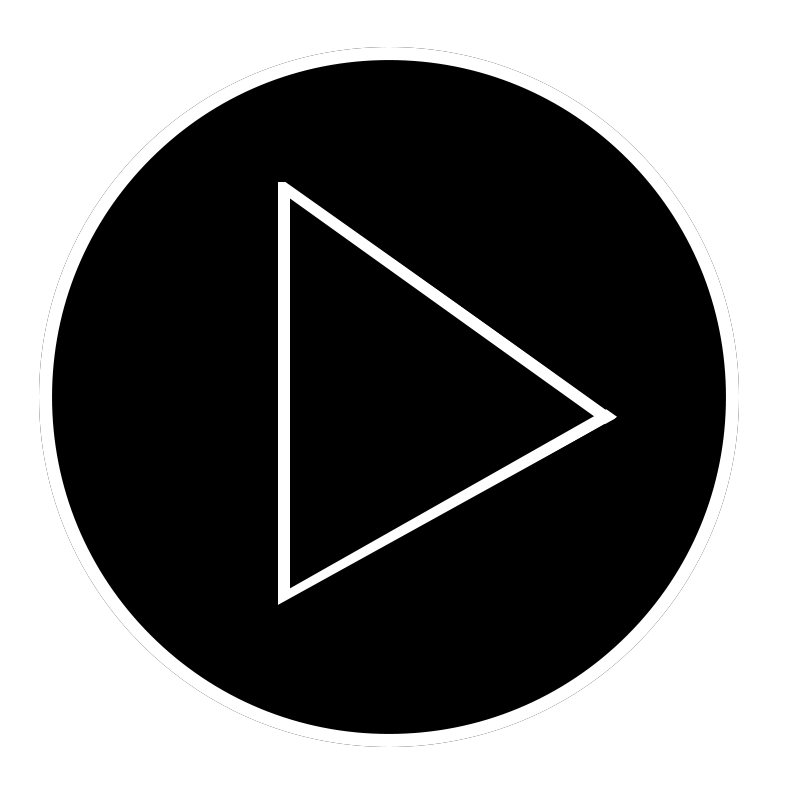
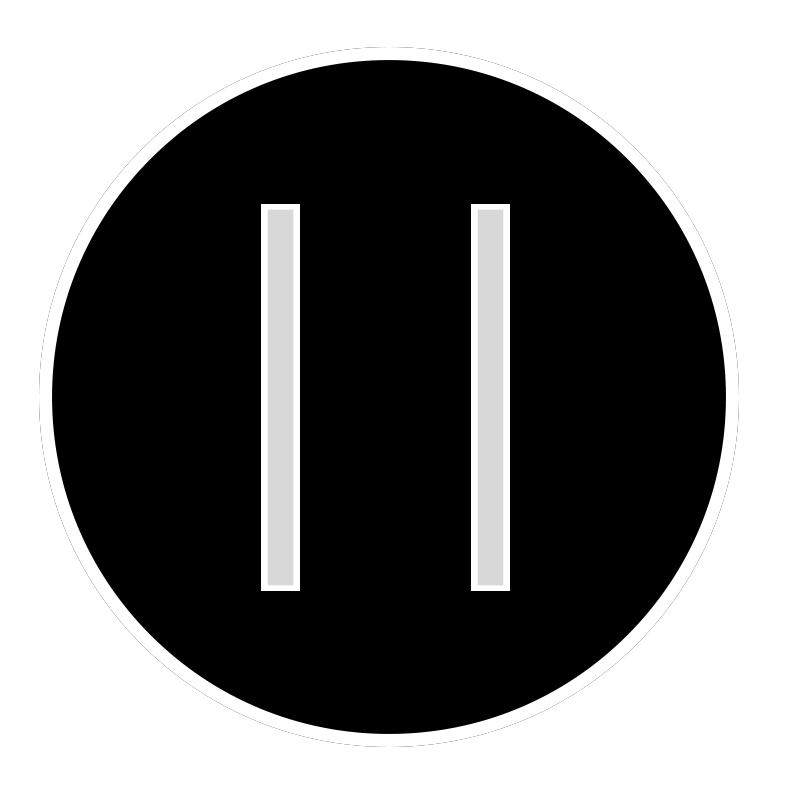
Two versions of the same layered image (w=800, h=800). Layer-by-layer changes:
showed group "Grupo 1" (5 layers) over bbox(261, 182, 618, 605)
painted on "Forma 1 copia", unmasked it over bbox(261, 182, 510, 591)
added layer "Forma 1" in group "Grupo 1" over bbox(261, 204, 300, 591)
added layer "Elipse 1 copia" in group "Grupo 1" over bbox(261, 182, 618, 605)
added layer "Capa 0 copia" in group "Grupo 1" over bbox(261, 182, 618, 605)
moved "Elipse 1" into group "play" over bbox(261, 182, 618, 605)
moved "FLECHA" into group "play" over bbox(264, 182, 618, 605)
moved "Capa 0" into group "play" over bbox(261, 182, 618, 605)
